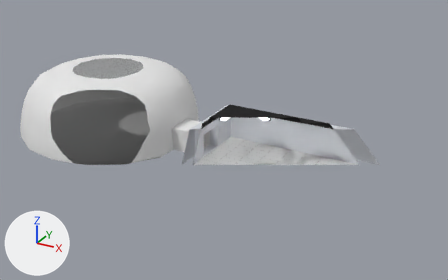
The glTF model static/models/room.glb: old version first, new version second.
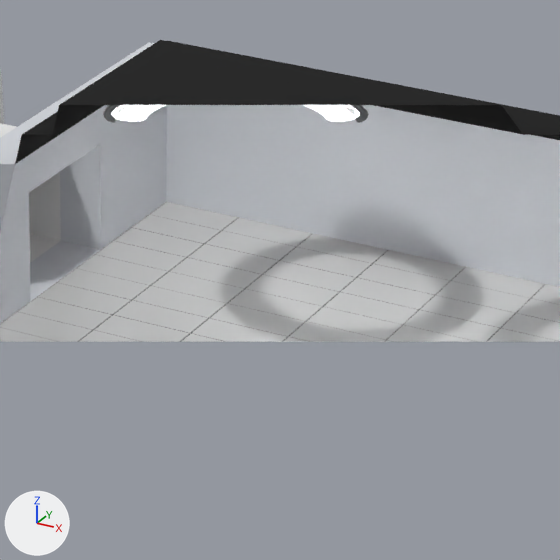
There are two pictures of each version: one whole from a 50 mm camera at (23.38, -47.34, 25.19) aimed at (-2.79, 0.24, 1.4), one close up on the part from 44% to 69% of the width and 34% to 74% of the height. Lighting does not change. The marker at lower left points along +X, +Y and +Z. Everything nearer to the camera than a plane just in front of the edit is cut away.

The first close-up shows 'CeilingLight2', 'Dome', 'Lobby', 'LobbyFloor'.
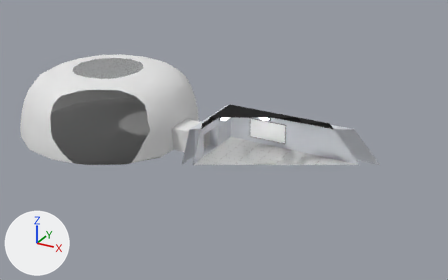
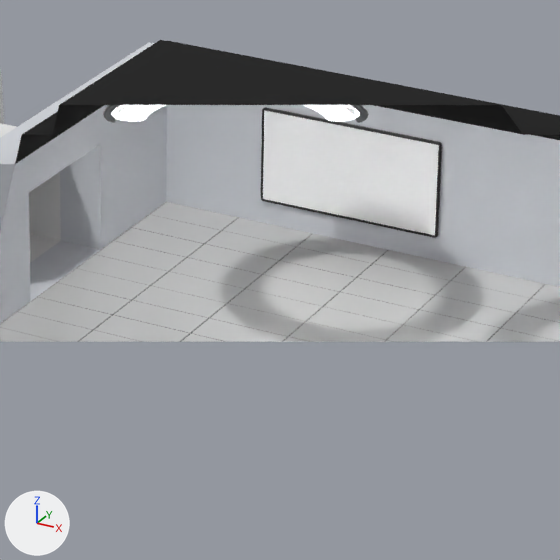
Boxes (x1, y1, x2, y2) around the edits, measured in the close-ups (560 x 560 px):
'Screen', added
    after: (261, 107, 442, 238)
    faces in mat_screenfacematerial (white #ffffff): (263, 110, 439, 235)
    faces in mat_screenbasematerial (black #000000): (261, 107, 442, 238)

What the commit changed:
Material 'ScreenFaceMaterial' (mat_screenfacematerial) is new.
Its base color is (1.0, 1.0, 1.0) (white #ffffff).
Its metallic is 1.0.
Its roughness is 1.0.
Material 'ScreenBaseMaterial' (mat_screenbasematerial) is new.
Its base color is (0.0, 0.0, 0.0) (black #000000).
Mesh me_screenplane is new.
It has 104 vertices, 204 faces and spans x -1.92..1.92, y 4.02..4.08, z 0.5..2.5.
Faces by material slot: [194, 10].
It uses material mat_screenbasematerial (black #000000).
It uses material mat_screenfacematerial (white #ffffff).
Object 'Screen' (ob_screen) is new; it shows me_screenplane.
Its location is (0.0, 0.0, 0.0).
